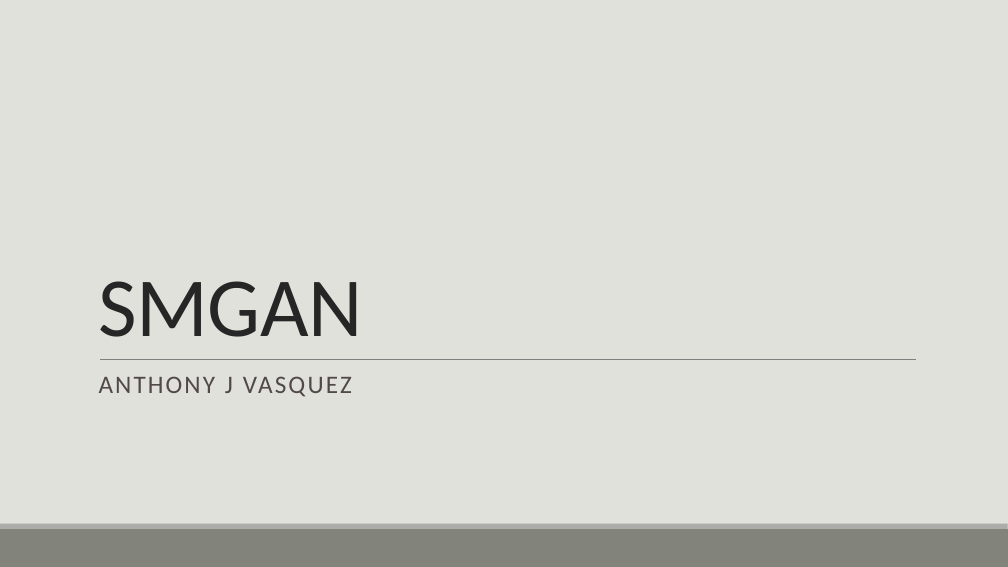
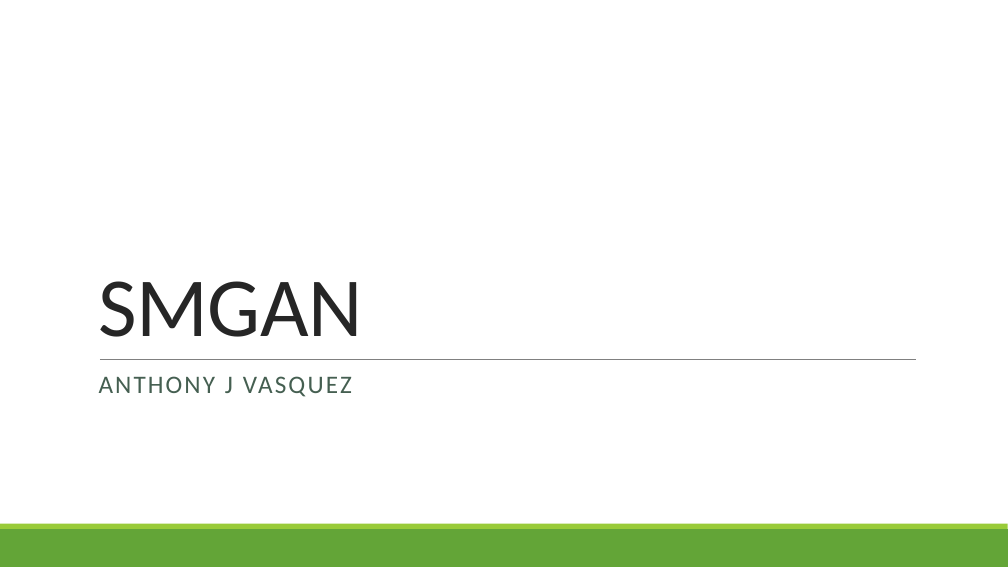
Before and after one commit to vanthony715/SMGAN, a slide deck: slide 1 of SMGAN.pptx. Drawn at 1008x567 pixels with LibreOffice and Linux fonts; fonts in the diff are those of the drawing. Boxes give left, top, right and bottom in pixels: in the first picture for what was removed or moved away, otherwise in the second. Text is boxed around its words. In the diff, an @@ line names an element or a change of style, - is before the commit and + after.

```diff
--- a/SMGAN.pptx
+++ b/SMGAN.pptx
@@ background #E1E1DB to #FFFFFF @@
@@ subtitle "ANTHONY J VASQUEZ" at (x1=99, y1=376, x2=352, y2=397): text colour #514949 to #455F51 @@
@@ rectangle at (x1=0, y1=529, x2=1008, y2=567): fill #82847C to #63A537 @@
@@ rectangle at (x1=0, y1=524, x2=1008, y2=529): fill #ACADA8 to #99CB38 @@
```
Also in this commit, not shown: 11 other slides changed, 6 slides added, 4 slides removed, 5 other files.
